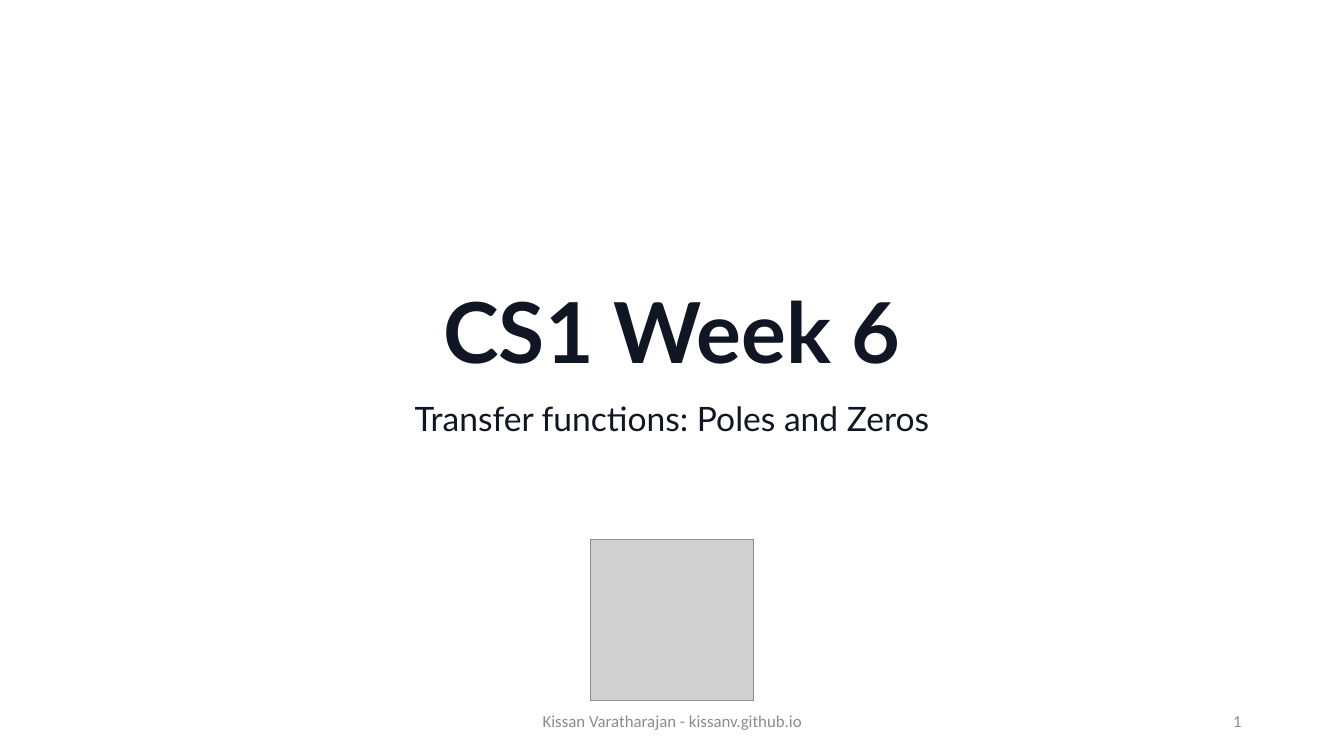
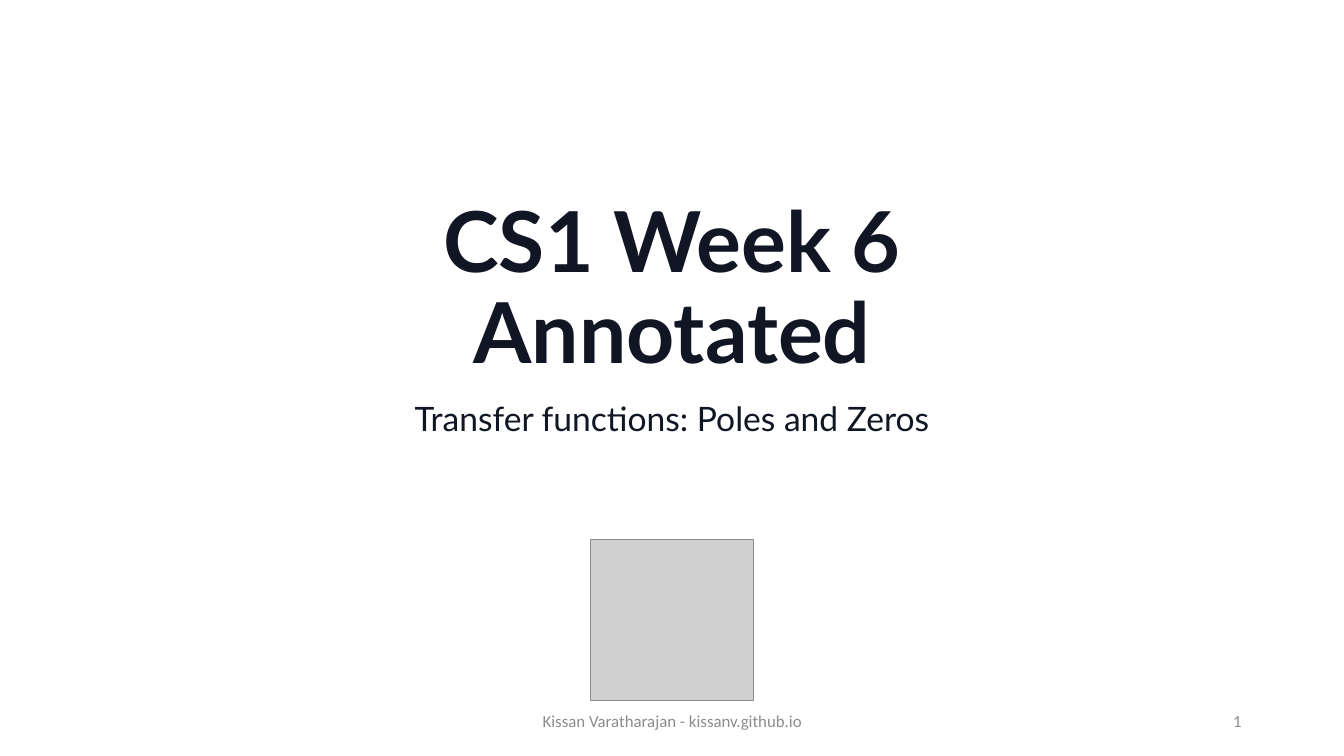
Before and after one commit to KissanV/KissanV.github.io, a slide deck: slide 1 of pdfs/CS1/CS1_Week6_kvaratharaja_annotated2.pptx. Drawn at 1344x756 pixels with LibreOffice and Linux fonts; fonts in the diff are those of the drawing; grey boxes stand for pictures; background and template pictures are left out. Boxes give left, top, right and bottom in pixels: in the first picture for what was removed or moved away, otherwise in the second. Text is boxed around its words. In the diff, an @@ line names an element or a change of style, - is before the commit and + after.

Commit message:
w6 annotated

```diff
--- a/pdfs/CS1/CS1_Week6_kvaratharaja_annotated2.pptx
+++ b/pdfs/CS1/CS1_Week6_kvaratharaja_annotated2.pptx
@@ title at (x1=443, y1=209, x2=901, y2=364): text changed @@
-CS1 Week 6
+CS1 Week 6
+Annotated
```
Also in this commit, not shown: 1 other slide changed, 1 other file.
